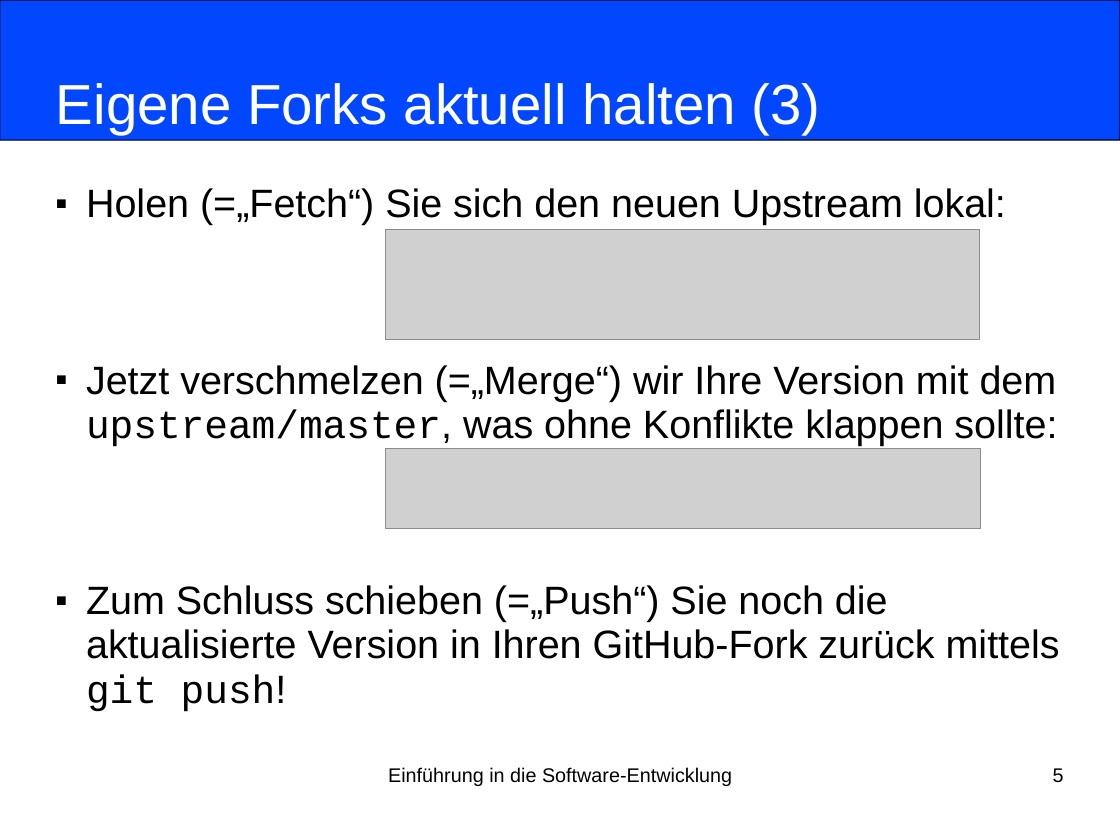
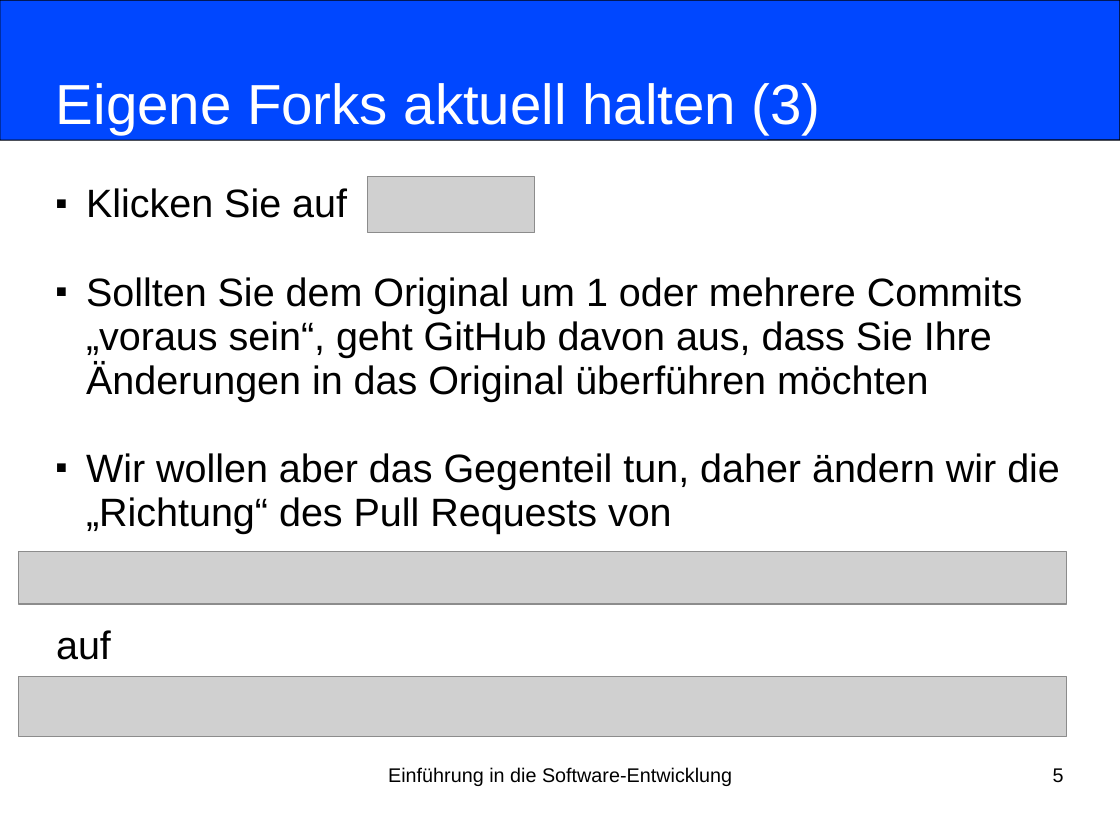
Before and after one commit to nordakademie-einfuehrung-java/vorlesungsskript, a slide deck: slide 5 of folien/Semester_03_Termin_07_Kapitel06.pptx. Drawn at 1120x840 pixels with LibreOffice and Linux fonts; fonts in the diff are those of the drawing; grey boxes stand for pictures. Boxes give left, top, right and bottom in pixels: in the first picture for what was removed or moved away, otherwise in the second. Text is boxed around its words. In the diff, an @@ line names an element or a change of style, - is before the commit and + after.

Commit message:
Änderung Fork-Aktualisierung

```diff
--- a/folien/Semester_03_Termin_07_Kapitel06.pptx
+++ b/folien/Semester_03_Termin_07_Kapitel06.pptx
@@ picture added at <box>368,177,535,233</box> @@
@@ subtitle at <box>56,188,1060,660</box>: text changed @@
-■ Holen (=„Fetch“) Sie sich den neuen Upstream lokal:
-■ Jetzt verschmelzen (=„Merge“) wir Ihre Version mit dem upstream/master, was ohne Konflikte klappen sollte:
-■ Zum Schluss schieben (=„Push“) Sie noch die aktualisierte Version in Ihren GitHub-Fork zurück mittels git push!
+■ Klicken Sie auf
+■ Sollten Sie dem Original um 1 oder mehrere Commits „voraus sein“, geht GitHub davon aus, dass Sie Ihre Änderungen in das Original überführen möchten
+■ Wir wollen aber das Gegenteil tun, daher ändern wir die „Richtung“ des Pull Requests von
+auf
@@ picture removed at <box>386,230,980,339</box> @@
@@ picture removed at <box>386,449,981,528</box> @@
@@ picture added at <box>18,551,1067,604</box> @@
@@ picture added at <box>18,676,1067,737</box> @@
```
Also in this commit, not shown: 2 other slides changed, 1 slide added, 1 other file.
